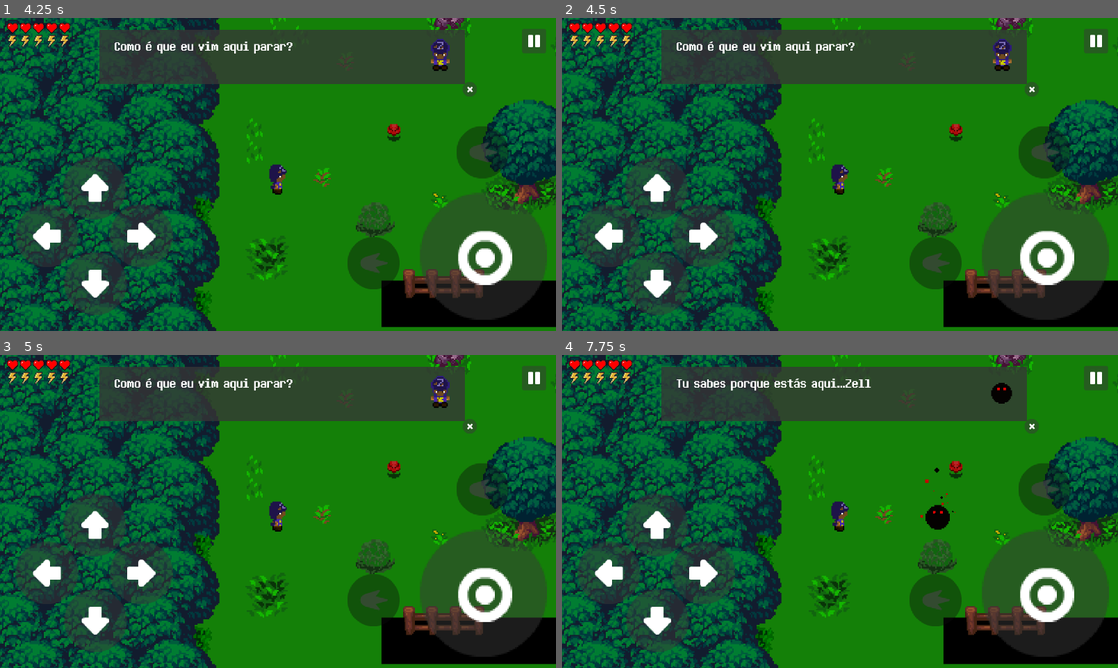
Above: before the commit, frames 1-4 (two rows, left to right).
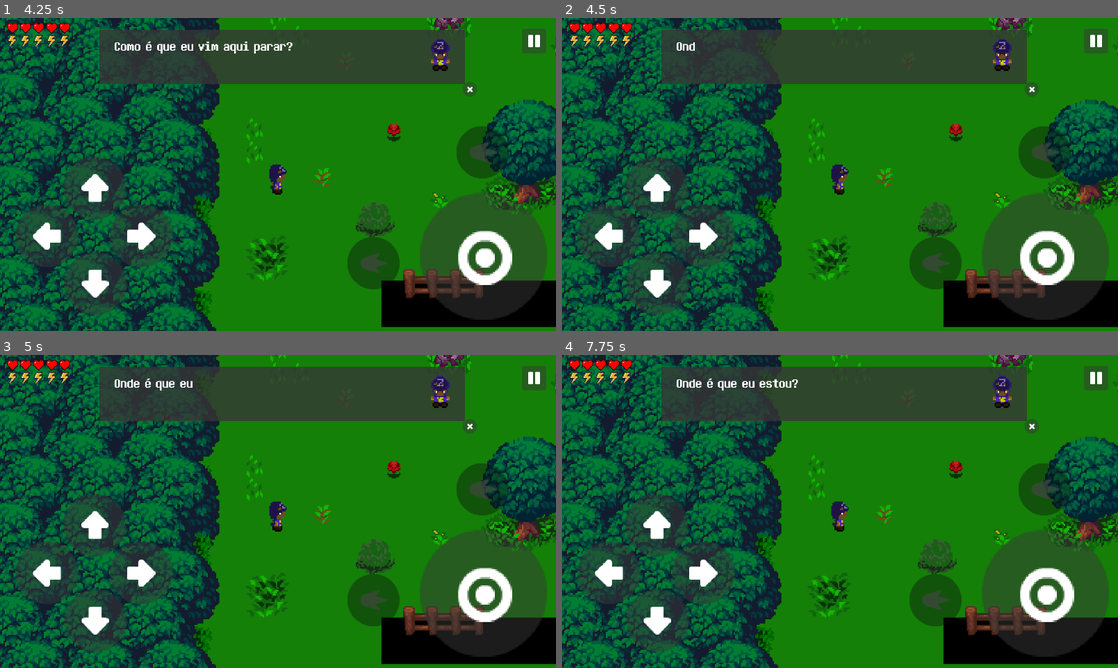
Above: after the commit, the same moments.

Repository: SynT8735/Blackout
Game: Godot game, scene res://Scenes/Menu/Menu.tscn
The game is run twice, just before and just after one commit, with the same random seed, the same clock (stepped at 60 frames per second) and the same inputs. Video files are missing from this copy of the repository; at most half a second of black plays in their place.
Inputs (mouse positions are in pixels of both pictures, inside the frame that each line leads up to):
- Up to frame 1 (4.25 s): click "Jogar" at 0.5 s; click (533, 39) at 1.25 s; click "Voltar ao jogo" at 2 s; tap Enter (ui_accept) at 2.75, 3.02, 3.77 s; hold D (ui_right) 2.78-3.53 s; hold S (ui_down) from 3.53 s (still down)
- Up to frame 2 (4.5 s): tap R (ui_restart, bound only after the commit) at 4.25 s; release S (ui_down) at 4.28 s; hold D (ui_right) from 4.28 s (still down)
- Up to frame 3 (5 s): keep holding D (ui_right)
- Up to frame 4 (7.75 s): release D (ui_right) at 5.03 s; hold W (ui_up) 5.03-5.78 s; tap Enter (ui_accept) at 5.27, 6.02, 6.77 s; hold A (ui_left) 5.78-7.28 s; tap R (ui_restart, bound only after the commit) at 6.4 s; hold S (ui_down) from 7.28 s (still down)

Frame 1 is identical in both runs. In frame 2, 0.4% of the frame differs, in the area x 21-53%, y 7-12%; in frame 3, 0.4%; in frame 4, 1.1%, in the area x 20-81%, y 6-56%.

Commit message:
Blackout
- Added key to restart game (useful for debugging) - key for restart = R

Diff:
--- a/Blackout/Organizado/assets/scripts/KinematicBody2D.gd
+++ b/Blackout/Organizado/assets/scripts/KinematicBody2D.gd
@@ -183,6 +183,7 @@
 	update_health()
 	update_energy()
 	die()
+	restart_game()
 	velocity = move_and_slide(velocity)
 
 	if sprite.flip_h == true:
@@ -335,3 +336,8 @@
 		rock_block.show()
 		particles_boss.show()
 		print("Parede ativada")
+
+func restart_game():
+	if Input.is_action_just_released("ui_restart"):
+		get_tree().change_scene("res://Scenes/World.tscn")
+		print("Restart")
--- a/Blackout/Organizado/project.godot
+++ b/Blackout/Organizado/project.godot
@@ -109,6 +109,11 @@
 "events": [ Object(InputEventKey,"resource_local_to_scene":false,"resource_name":"","device":0,"alt":false,"shift":false,"control":false,"meta":false,"command":false,"pressed":false,"scancode":88,"unicode":0,"echo":false,"script":null)
  ]
 }
+ui_restart={
+"deadzone": 0.5,
+"events": [ Object(InputEventKey,"resource_local_to_scene":false,"resource_name":"","device":0,"alt":false,"shift":false,"control":false,"meta":false,"command":false,"pressed":false,"scancode":82,"unicode":0,"echo":false,"script":null)
+ ]
+}
 
 [input_devices]
 
